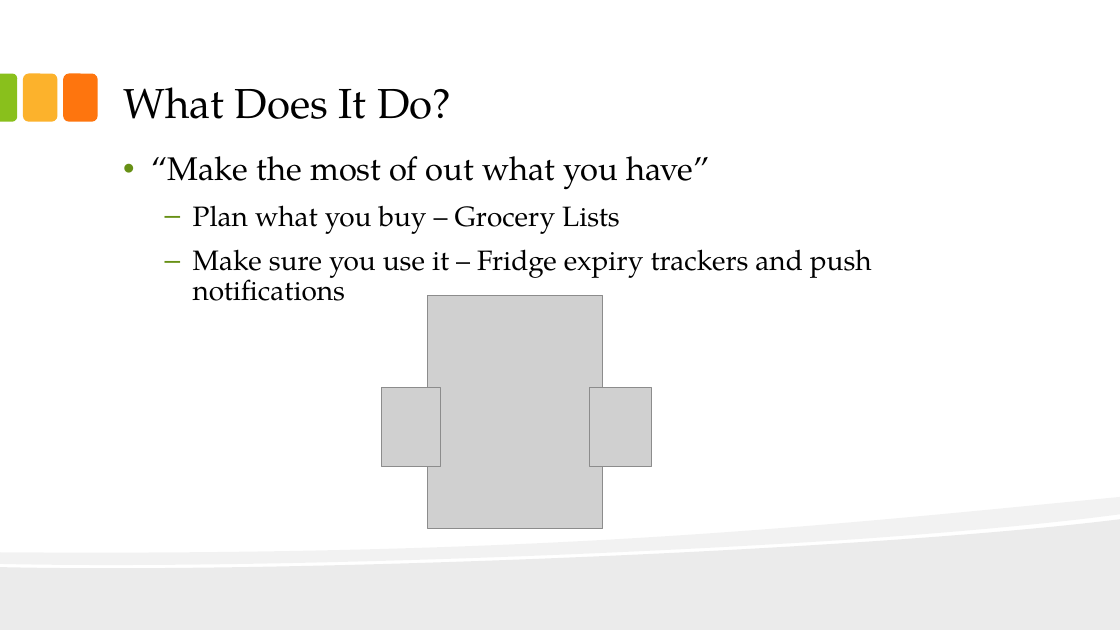
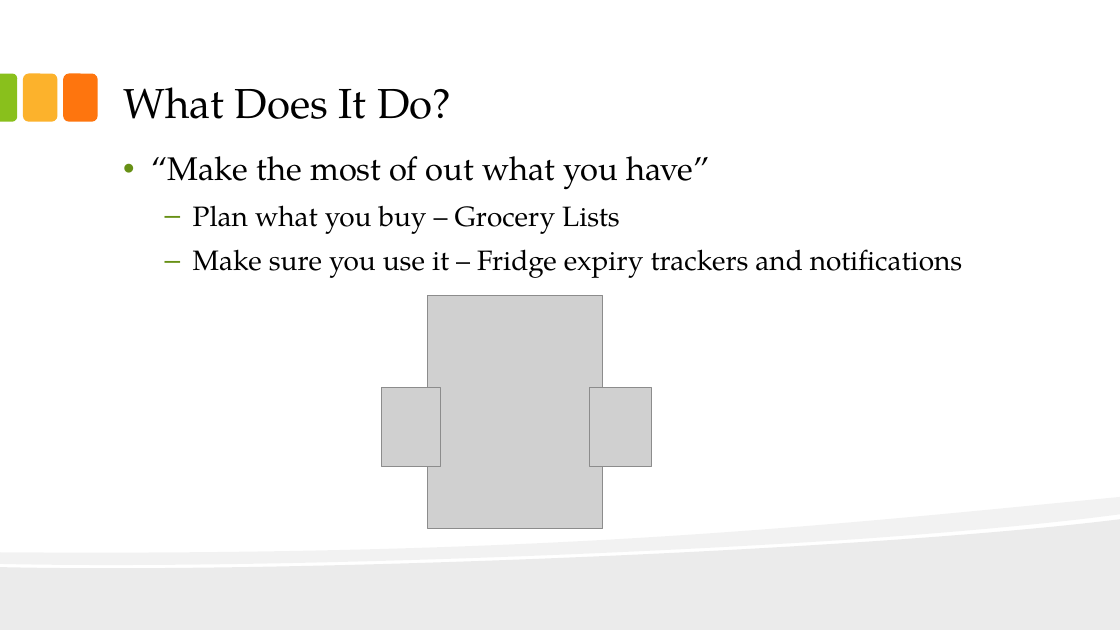
Before and after one commit to pclundaahl/grocerybuddy, a slide deck: slide 2 of Team Docs/Sprint 2 Retrospective Presentation.pptx. Drawn at 1120x630 pixels with LibreOffice and Linux fonts; fonts in the diff are those of the drawing; grey boxes stand for pictures. Boxes give left, top, right and bottom in pixels: in the first picture for what was removed or moved away, otherwise in the second. Text is boxed around its words. In the diff, an @@ line names an element or a change of style, - is before the commit and + after.

Commit message:
made edits to ppt

```diff
--- a/Team Docs/Sprint 2 Retrospective Presentation.pptx
+++ b/Team Docs/Sprint 2 Retrospective Presentation.pptx
@@ text at [193,249,962,278]: text changed @@
-  – Make sure you use it – Fridge expiry trackers and push notifications
+  – Make sure you use it – Fridge expiry trackers and notifications
```
Also in this commit, not shown: 1 other file.
